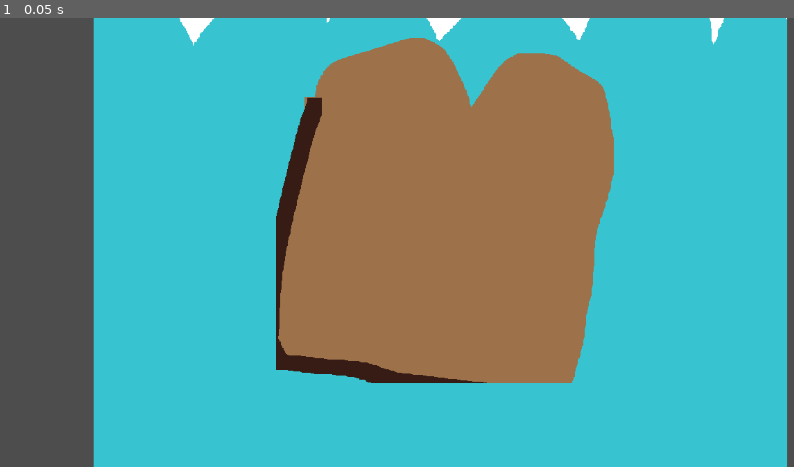
Above: before the commit, frame 1.
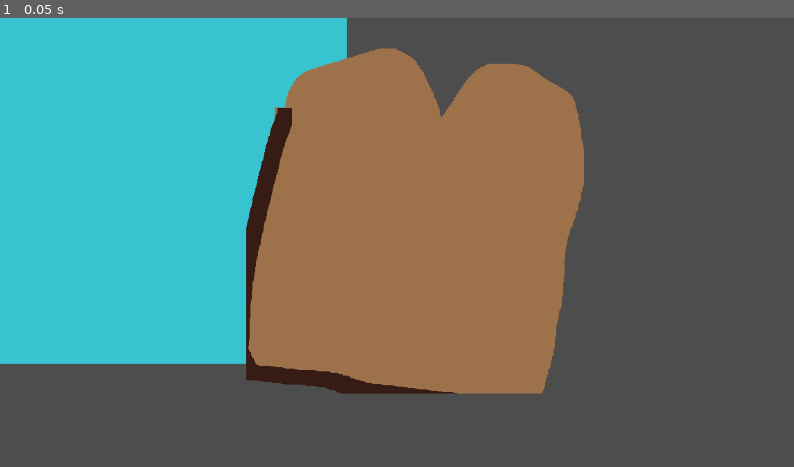
Above: after the commit, the same moment.

Repository: NicoHeinola/BreadSlicerIdle
Game: Godot game, scene res://scripts/scenes/main.tscn
Same seed, same stepped clock (60 frames per second), same inputs: the game is played once before the commit and once after it.
Inputs:
- Up to frame 1 (0.05 s): no input

The runs differ from the first frame. In frame 1, 57% of the frame differs, in the area x 0-100%, y 0-100%.

Commit message:
Update main.tscn

Diff:
--- a/scripts/scenes/main.tscn
+++ b/scripts/scenes/main.tscn
@@ -6,9 +6,9 @@
 [node name="Main" type="Node2D"]
 
 [node name="Bg-1" type="Sprite2D" parent="."]
-position = Vector2(635, 257)
+position = Vector2(0, -1)
 texture = ExtResource("1_140xw")
 
 [node name="Bread-1" type="Sprite2D" parent="."]
-position = Vector2(648, 277)
+position = Vector2(605, 292)
 texture = ExtResource("1_b0jdx")
